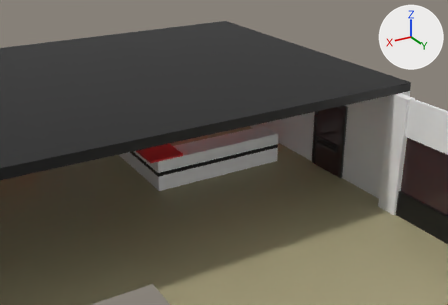
Renders of the Blender file Assets/21 World Building/Buildings/Interiors/Room Models/interior_diner.blend from each side of a commit.
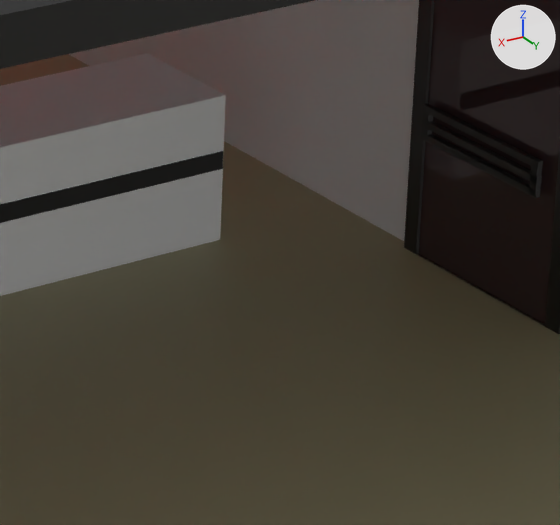
Old and new are each drawn from a 50 mm camera at (6.94, 13.21, 6.98) aimed at (-1.19, -0.35, 0.21) and again close up on the part from 53% to 76% of the width and 38% to 70% of the height. Lighting does not change. The marker at upper right points along +X, +Y and +Z.

In view in the first close-up: 'Bar', 'Glass Door NonInteractable', 'Main Floor', 'Roof', 'Wall'.
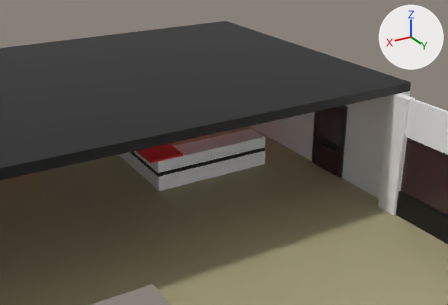
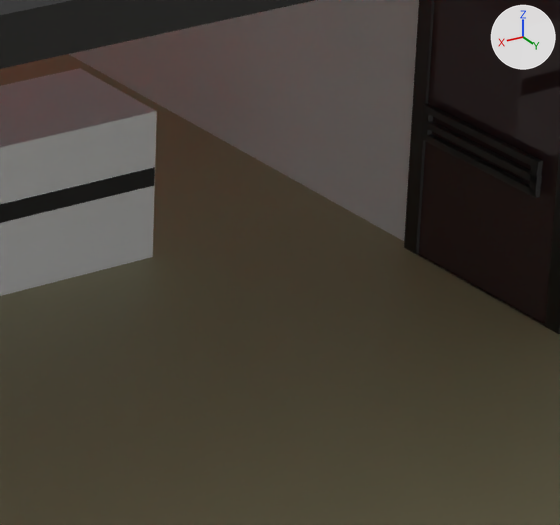
Commit message: Place Coffee Maker in Diner

What differs and where, as boxes (x1, y1, x2, y2) in the close-ups (560 x 525 px):
'Bar', reshaped
    before: (0, 53, 226, 296)
    after: (0, 68, 157, 296)

The change, as a list of edits to the scene's bpy script:
```text
Change me_cube_011:
    where me_cube_011.from_pydata(...)  # 54 vertices, 52 faces; spans x -3.35..0.45, y -2.1..2.11, z -0.43..0.43
    used by ob_bar; location = (0.95, -1.6, 0.425)
    me_cube_011 part 1: all 10 vertices in x -3.35..-3.34, y 1.4..2.11, z -0.43..0.38 are moved by (0.42, 0.0, 0.0)
```
